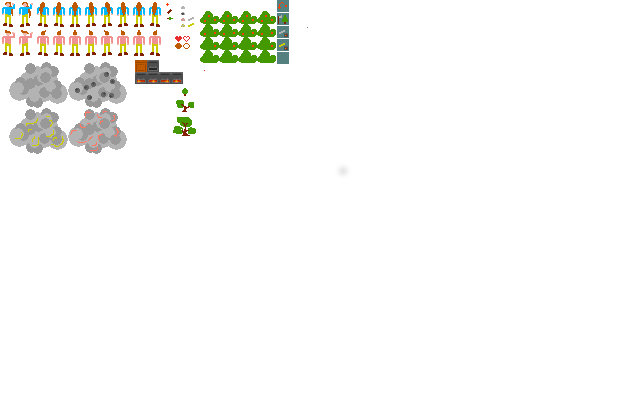
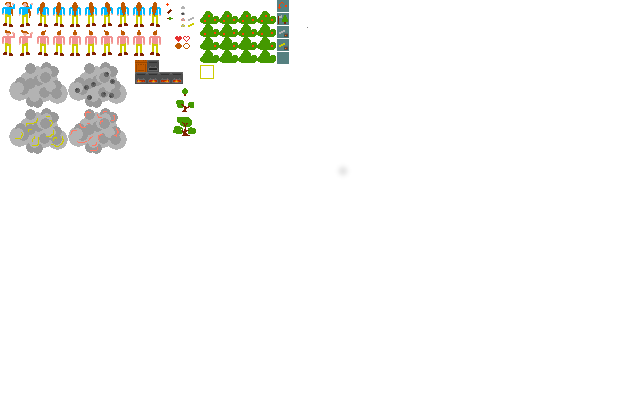
Two versions of the same layered image (640x400). Layer-by-layer changes:
painted on "Hintergrund" over (x1=200, y1=65, x2=214, y2=79)
